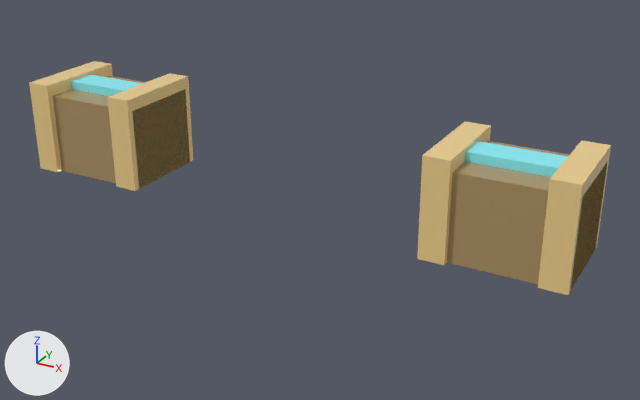
A saved change to the OBJ model Assets/_Game/Stage/Models/Stage03_Gear/Gate_Bar.obj.
One viewpoint serves both versions: a 50 mm camera at (3.31, -5.54, 3.04) aimed at (0.23, 0.05, 0.24). The axes (+X, +Y, +Z) are drawn at lower left. The lights are the same throughout. The picture after the commit comes second. Where no turn or scale is listed for an object, it has been applied to the vertices. Vertices at exactly the same position are counted once.

The first picture shows 'Gate_Bar'.
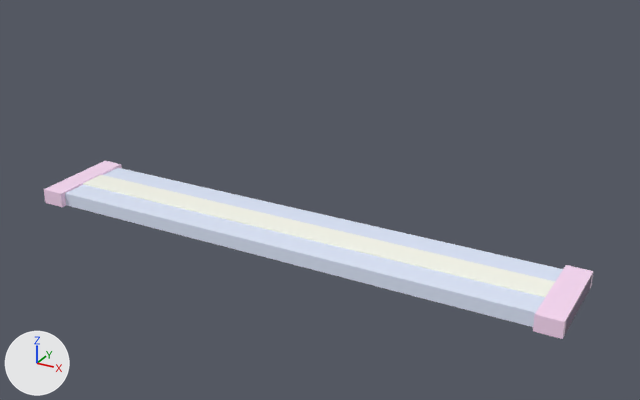
The change in detail:
Material 'G3_Brass' (mat_g3_brass) changes colour from brown #ad9365 to white #fefff3; in linear values from (0.42, 0.29, 0.13) to (0.99, 1.0, 0.9).
Material 'G3_Gold' (mat_g3_gold) changes colour from beige #f1d18e to pale pink #ffdef9; in linear values from (0.88, 0.64, 0.27) to (1.0, 0.73, 0.95).
Material 'G3_Steel' (mat_g3_steel) is new.
Its base color is (0.76, 0.83, 1.0) (pale blue #e2ebff).
Its roughness is 0.0.
me_gate_bar is used by ob_gate_bar; location (0.0, 0.0, 0.0).
me_gate_bar had 64 vertices, 42 faces and spanned x -2.3..2.3, y -0.4..0.4, z 0.18..0.95.
me_gate_bar now has 32 vertices, 21 faces and spans x -2.3..2.3, y -0.4..0.4, z -0.15..-0.02.
me_gate_bar part 1: a new loose piece, a box spanning x -2.3..2.3, y -0.35..0.35, z -0.15..-0.03, in mat_g3_steel (pale blue #e2ebff).
me_gate_bar part 2: the loose piece of 8 vertices spanning x 1.25..1.45, y -0.4..0.4, z 0.18..0.95 is scaled about its middle by (21.5, 0.3, 0.013), then moved by (-1.35, 0.0, -0.6), in mat_g3_brass (white #fefff3).
me_gate_bar part 3: the loose piece of 8 vertices spanning x 2.1..2.3, y -0.4..0.4, z 0.18..0.95 is scaled about its middle by (1, 1, 0.169), then moved by (0.0, 0.0, -0.65).
me_gate_bar part 4: the loose piece of 8 vertices spanning x -2.3..-2.1, y -0.4..0.4, z 0.18..0.95 is scaled about its middle by (1, 1, 0.169), then moved by (0.0, 0.0, -0.65).
me_gate_bar part 5: the loose piece of 8 vertices spanning x 1.25..2.3, y -0.35..0.35, z 0.18..0.85 is deleted.
me_gate_bar part 6: the loose piece of 8 vertices spanning x 1.35..2.2, y -0.12..0.12, z 0.85..0.92 is deleted.
me_gate_bar part 7: the loose piece of 8 vertices spanning x -2.3..-1.25, y -0.35..0.35, z 0.18..0.85 is deleted.
me_gate_bar part 8: the loose piece of 8 vertices spanning x -1.45..-1.25, y -0.4..0.4, z 0.18..0.95 is deleted.
me_gate_bar part 9: the loose piece of 8 vertices spanning x -2.2..-1.35, y -0.12..0.12, z 0.85..0.92 is deleted.
me_gate_bar no longer uses material mat_g3_glowcyan (cyan #89f3ff).
me_gate_bar gains material mat_g3_steel (pale blue #e2ebff).

Boxes [x1, y1, x2, y2] around the edits, measured in the pictures (640 x 400 px; the box of a moved part takes in the faces that stretch with it):
'Gate_Bar', recoloured, reshaped (24% shorter): before [29, 61, 611, 295]; after [44, 161, 594, 339]
part 1 of me_gate_bar, added (pale blue): after [65, 168, 591, 333]
part 2 of me_gate_bar, moved or reshaped: before [417, 121, 491, 265]; after [83, 175, 555, 297]
part 3 of me_gate_bar, moved or reshaped: before [538, 140, 611, 295]; after [533, 265, 594, 339]
part 4 of me_gate_bar, moved or reshaped: before [29, 61, 113, 172]; after [44, 161, 122, 207]
part 5 of me_gate_bar, deleted (brown): before [447, 141, 607, 290]
part 6 of me_gate_bar, deleted (cyan): before [465, 141, 567, 177]
part 7 of me_gate_bar, deleted (brown): before [53, 76, 190, 187]
part 8 of me_gate_bar, deleted (beige): before [107, 73, 193, 191]
part 9 of me_gate_bar, deleted (cyan): before [71, 74, 143, 96]
